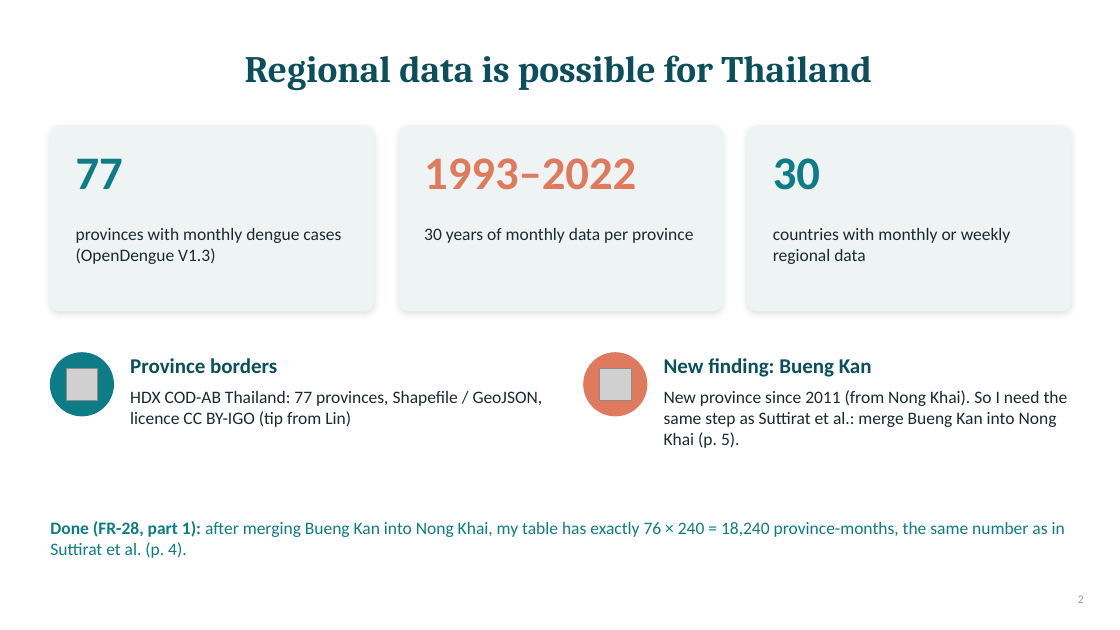
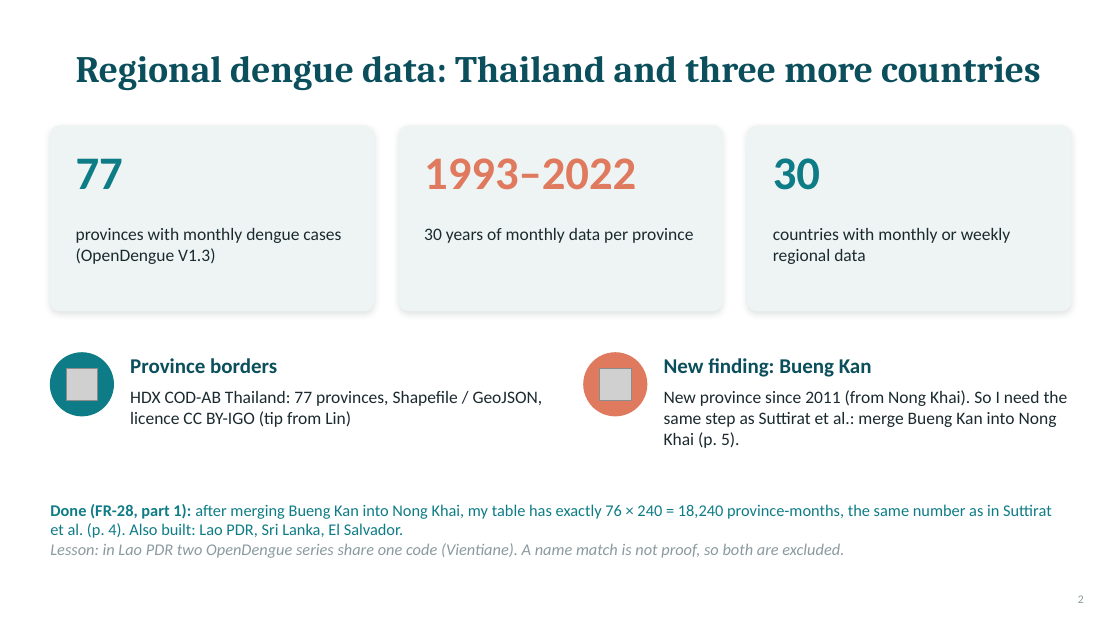
Before and after one commit to geohanibal/llm-climate-health, a slide deck: slide 2 of docs/thesis/supervisor_meetings/2026-11-19_presentation.pptx. Drawn at 1120x630 pixels with LibreOffice and Linux fonts; fonts in the diff are those of the drawing; grey boxes stand for pictures. Boxes give left, top, right and bottom in pixels: in the first picture for what was removed or moved away, otherwise in the second. Text is boxed around its words. In the diff, an @@ line names an element or a change of style, - is before the commit and + after.

```diff
--- a/docs/thesis/supervisor_meetings/2026-11-19_presentation.pptx
+++ b/docs/thesis/supervisor_meetings/2026-11-19_presentation.pptx
@@ title at [76,56,1041,91]: text changed @@
-Regional data is possible for Thailand
+Regional dengue data: Thailand and three more countries
@@ text at [50,504,1052,558]: text changed; size 15 to 14 pt @@
-Done (FR-28, part 1): after merging Bueng Kan into Nong Khai, my table has exactly 76 × 240 = 18,240 province-months, the same number as in Suttirat et al. (p. 4).
+Done (FR-28, part 1): after merging Bueng Kan into Nong Khai, my table has exactly 76 × 240 = 18,240 province-months, the same number as in Suttirat et al. (p. 4). Also built: Lao PDR, Sri Lanka, El Salvador.
+Lesson: in Lao PDR two OpenDengue series share one code (Vientiane). A name match is not proof, so both are excluded.
```
Also in this commit, not shown: 1 other slide changed, 2 other files.
